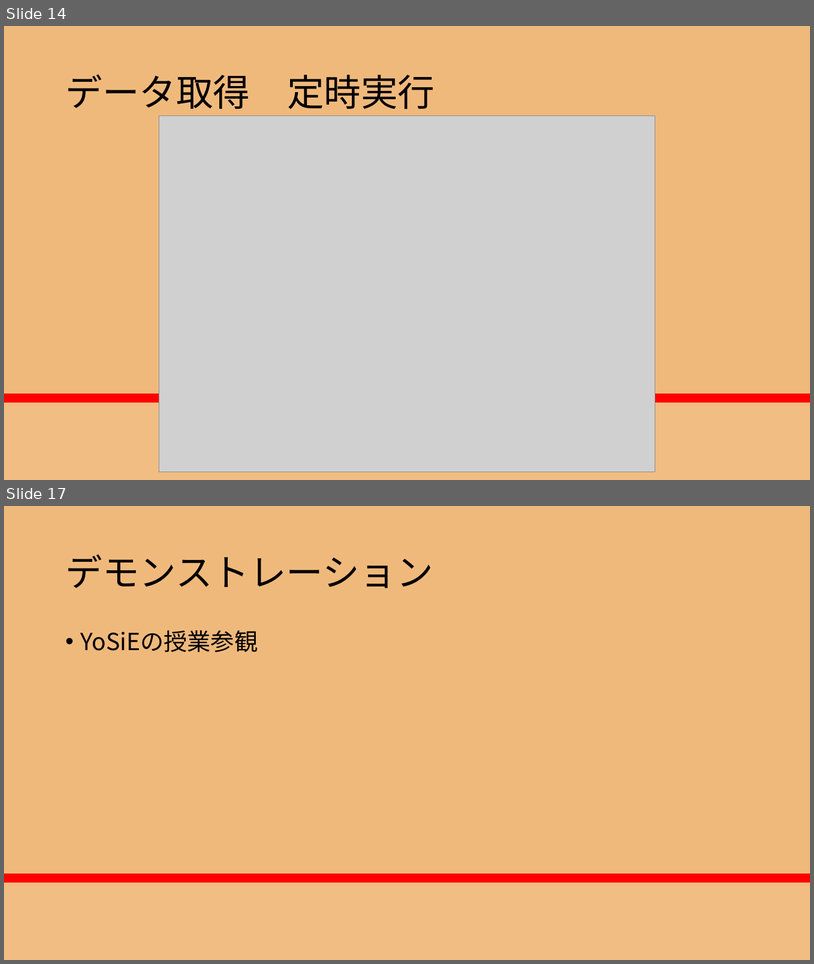
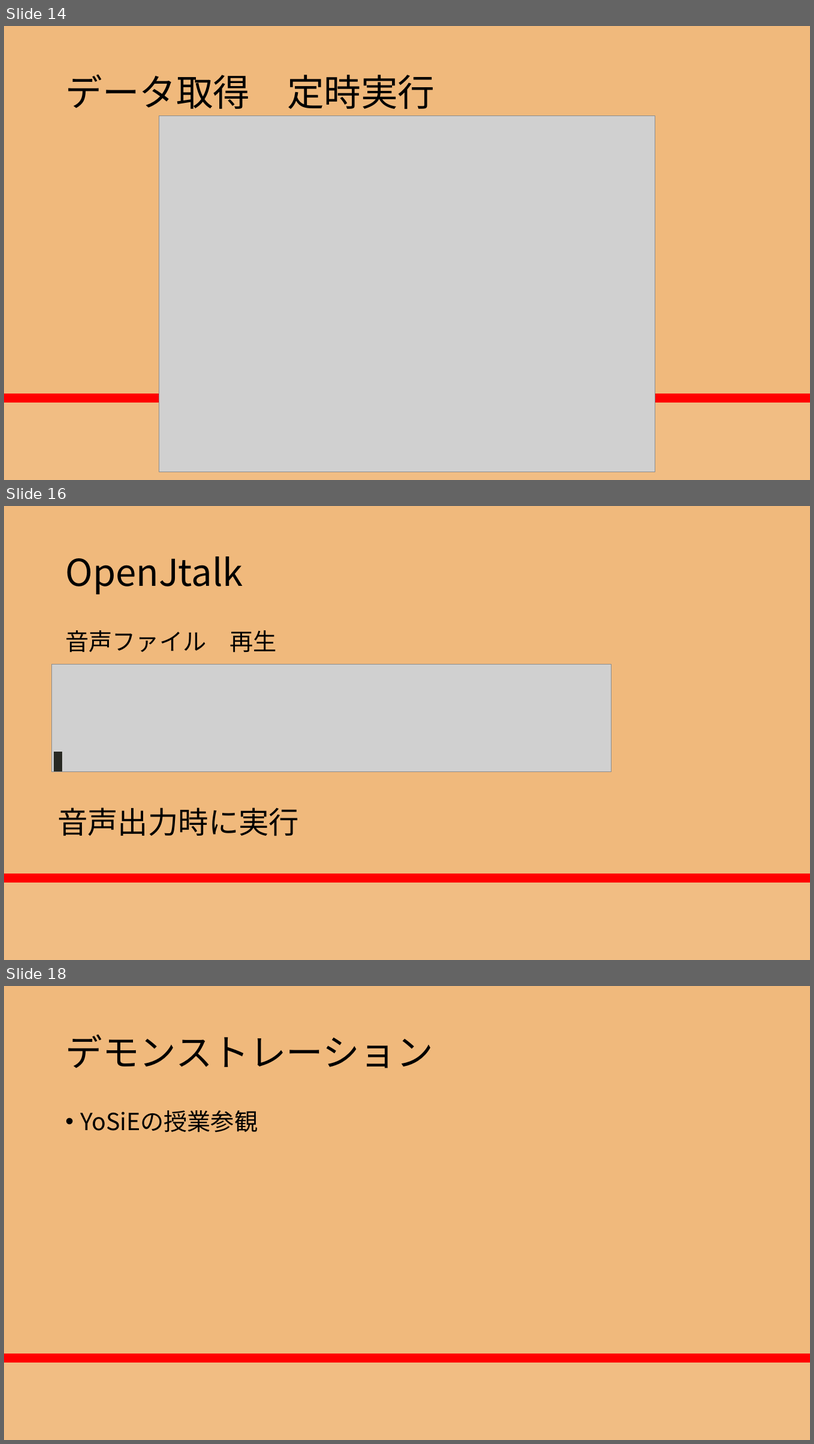
Before and after one commit to RikiishiSuzunosuke/AIspeaker_yosie, a slide deck: presentation/AIスピーカー開発_3_main.pptx. Shown one above the other, each under a label of ours: slides 14 and 17 before the commit, slides 14, 16 and 18 after it; the slides between them are not shown. The pictures are 814x964 and 814x1444 pixels, drawn with LibreOffice and Linux fonts; fonts in the diff are those of the drawing; grey boxes stand for pictures. Boxes give left, top, right and bottom in pixels: in the first picture for what was removed or moved away, otherwise in the second. Text is boxed around its words. In the diff, an @@ line names an element or a change of style, - is before the commit and + after.

```diff
--- a/presentation/AIスピーカー開発_3_main.pptx
+++ b/presentation/AIスピーカー開発_3_main.pptx
@@ slide 16 added at (4,506,810,960), background gradient #F0B97C to #FF0000 to #F86446 to #F1BD83 @@
@@ title added at (65,556,243,594), 44 pt, text #000000 @@
+OpenJtalk
@@ text added at (65,630,276,652), 28 pt, text #000000 @@
+音声ファイル 再生
@@ picture added at (52,664,612,772) @@
@@ rectangle added at (54,752,62,772), fill #282923, outline #282923 1 pt @@
@@ text added at (57,807,299,836), 36 pt, text #000000 @@
+音声出力時に実行
@@ what was slide 17 is now slide 18 @@
```
Also in this commit, not shown: 1 slide changed, 1 other slide added, 1 slide removed, 4 other files.
